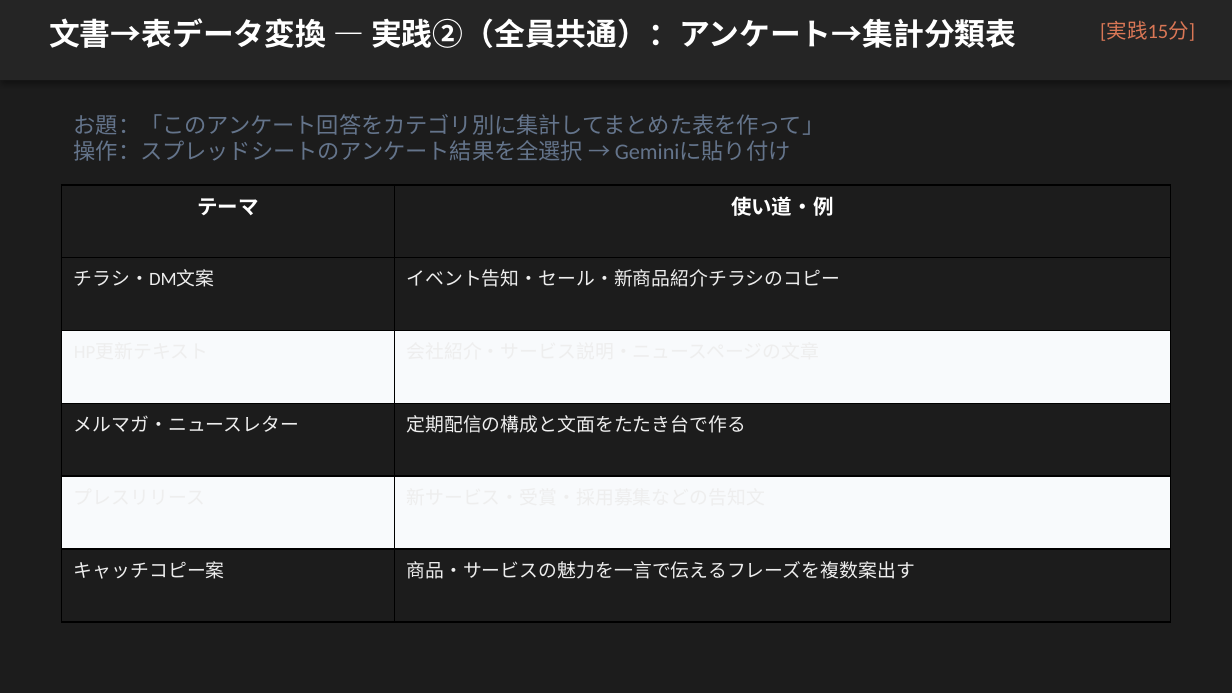
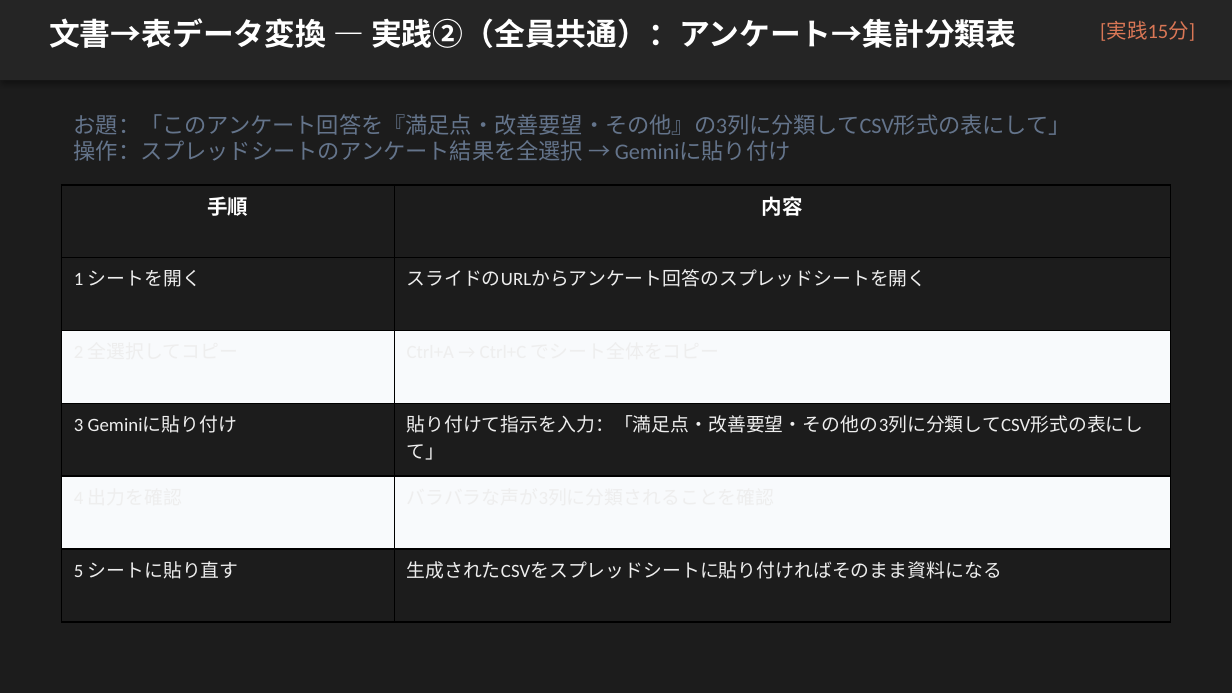
Before and after one commit to zatune-gif/kurashi-no-dodai-log, a slide deck: slide 10 of 00-01_han-ai/training-materials/course02_jissen_bunsho.pptx. Drawn at 1232x693 pixels with LibreOffice and Linux fonts; fonts in the diff are those of the drawing. Boxes give left, top, right and bottom in pixels: in the first picture for what was removed or moved away, otherwise in the second. Text is boxed around its words. In the diff, an @@ line names an element or a change of style, - is before the commit and + after.

```diff
--- a/00-01_han-ai/training-materials/course02_jissen_bunsho.pptx
+++ b/00-01_han-ai/training-materials/course02_jissen_bunsho.pptx
@@ text at (74,114,1071,135): text changed @@
-お題：「このアンケート回答をカテゴリ別に集計してまとめた表を作って」
+お題：「このアンケート回答を『満足点・改善要望・その他』の3列に分類してCSV形式の表にして」
@@ table at (62,185,1170,622) @@
-row 1, column 1: テーマ
+row 1, column 1: 手順
-row 1, column 2: 使い道・例
+row 1, column 2: 内容
-row 2, column 1: チラシ・DM文案
+row 2, column 1: 1 シートを開く
-row 2, column 2: イベント告知・セール・新商品紹介チラシのコピー
+row 2, column 2: スライドのURLからアンケート回答のスプレッドシートを開く
-row 3, column 1: HP更新テキスト
+row 3, column 1: 2 全選択してコピー
-row 3, column 2: 会社紹介・サービス説明・ニュースページの文章
+row 3, column 2: Ctrl+A → Ctrl+C でシート全体をコピー
-row 4, column 1: メルマガ・ニュースレター
+row 4, column 1: 3 Geminiに貼り付け
-row 4, column 2: 定期配信の構成と文面をたたき台で作る
+row 4, column 2: 貼り付けて指示を入力：「満足点・改善要望・その他の3列に分類してCSV形式の表にして」
-row 5, column 1: プレスリリース
+row 5, column 1: 4 出力を確認
-row 5, column 2: 新サービス・受賞・採用募集などの告知文
+row 5, column 2: バラバラな声が3列に分類されることを確認
-row 6, column 1: キャッチコピー案
+row 6, column 1: 5 シートに貼り直す
-row 6, column 2: 商品・サービスの魅力を一言で伝えるフレーズを複数案出す
+row 6, column 2: 生成されたCSVをスプレッドシートに貼り付ければそのまま資料になる
```
Also in this commit, not shown: 6 other slides changed, 7 other files.
